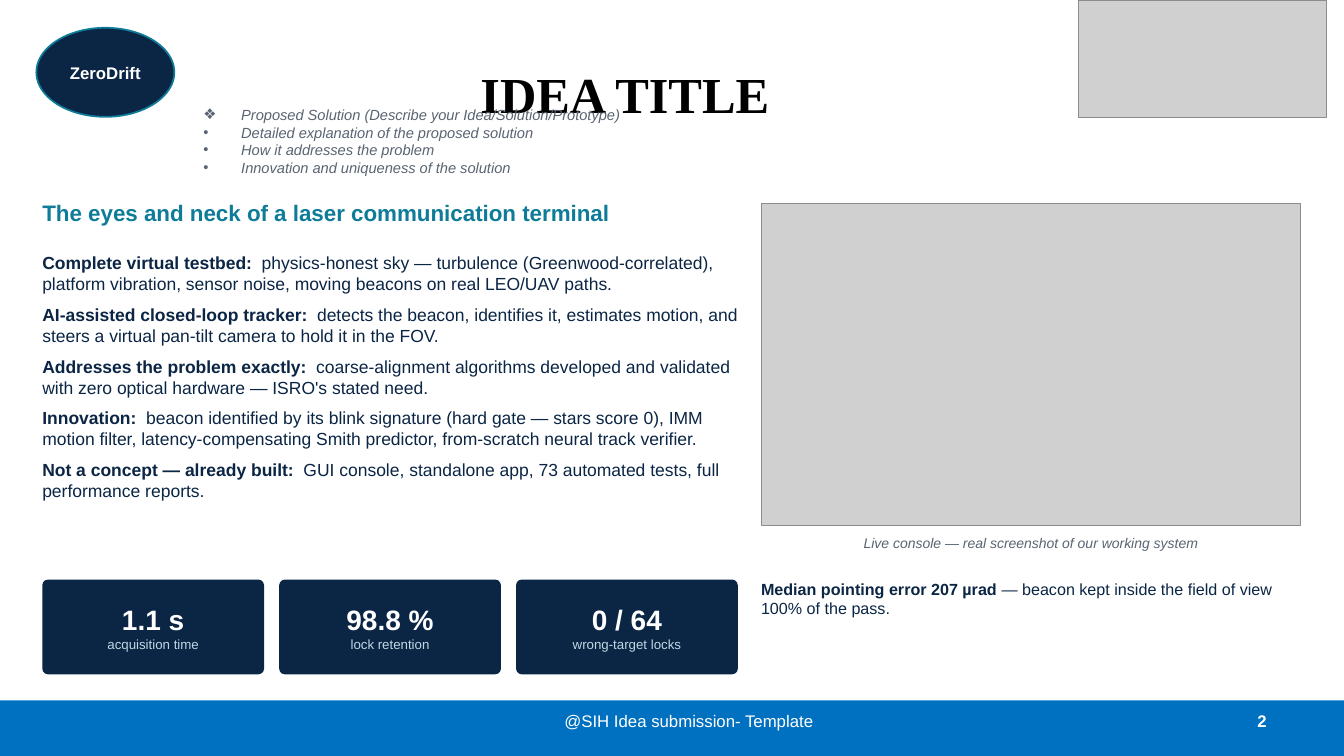
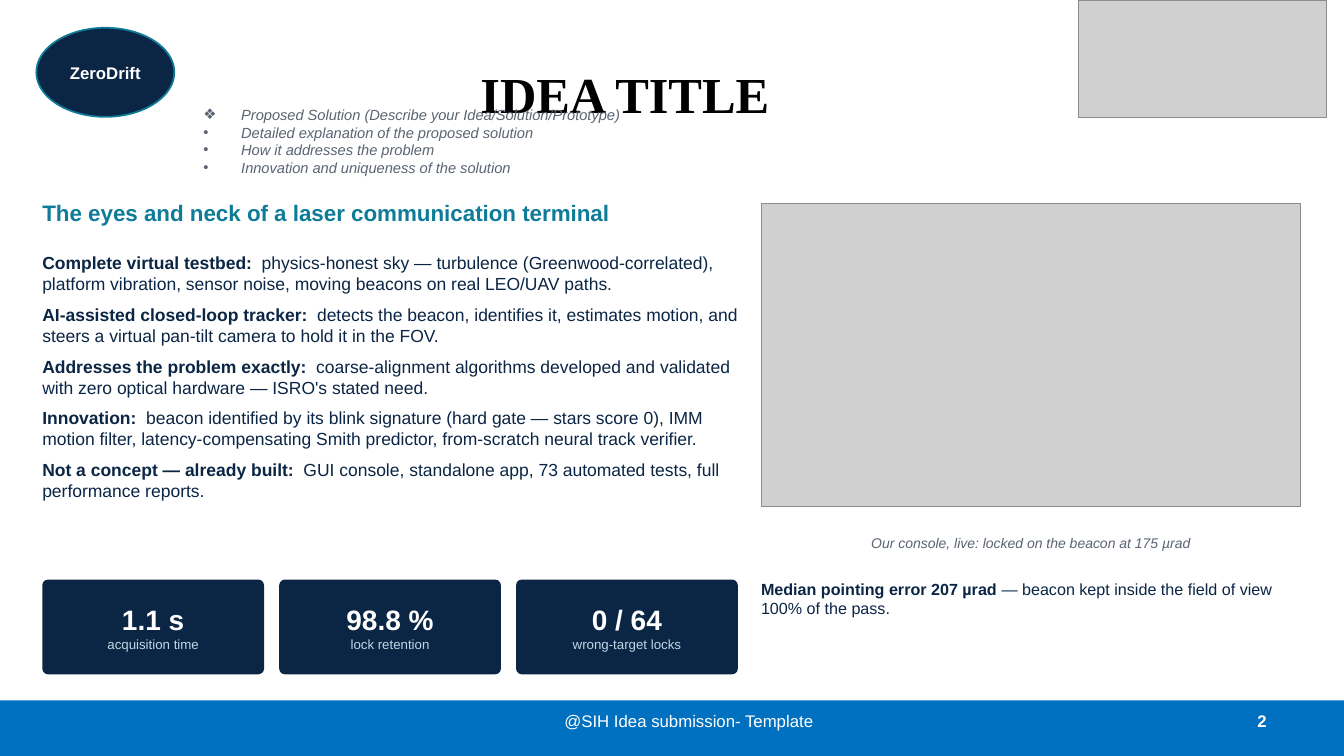
Before and after one commit to pranshukesavmishra/SIH2026, a slide deck: slide 2 of docs/submission/ZeroDrift_SIH26169.pptx. Drawn at 1344x756 pixels with LibreOffice and Linux fonts; fonts in the diff are those of the drawing; grey boxes stand for pictures. Boxes give left, top, right and bottom in pixels: in the first picture for what was removed or moved away, otherwise in the second. Text is boxed around its words. In the diff, an @@ line names an element or a change of style, - is before the commit and + after.

```diff
--- a/docs/submission/ZeroDrift_SIH26169.pptx
+++ b/docs/submission/ZeroDrift_SIH26169.pptx
@@ picture: place and size @@
-picture at box(761, 204, 1301, 526)
+picture at box(761, 204, 1301, 507)
@@ text at box(871, 538, 1190, 551): text changed @@
-Live console — real screenshot of our working system
+Our console, live: locked on the beacon at 175 µrad
```
Also in this commit, not shown: 3 other slides changed, 3 other files.
